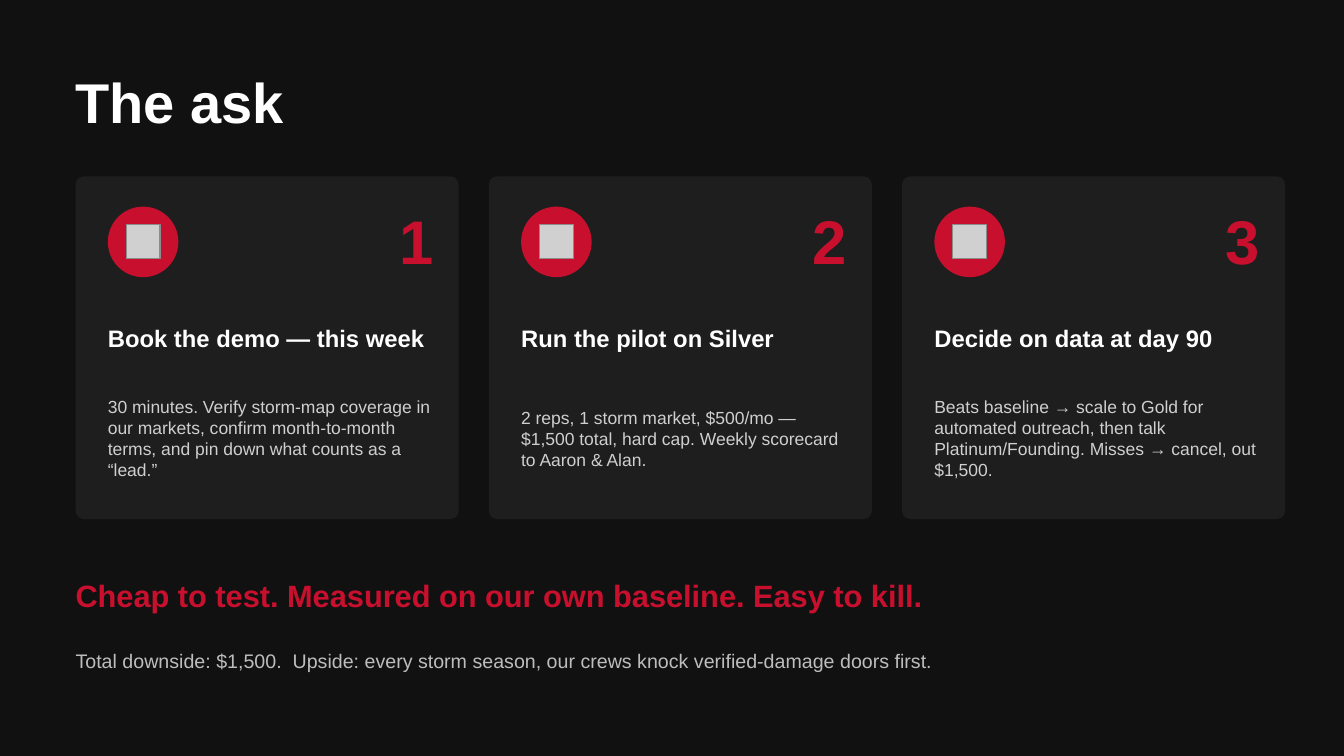
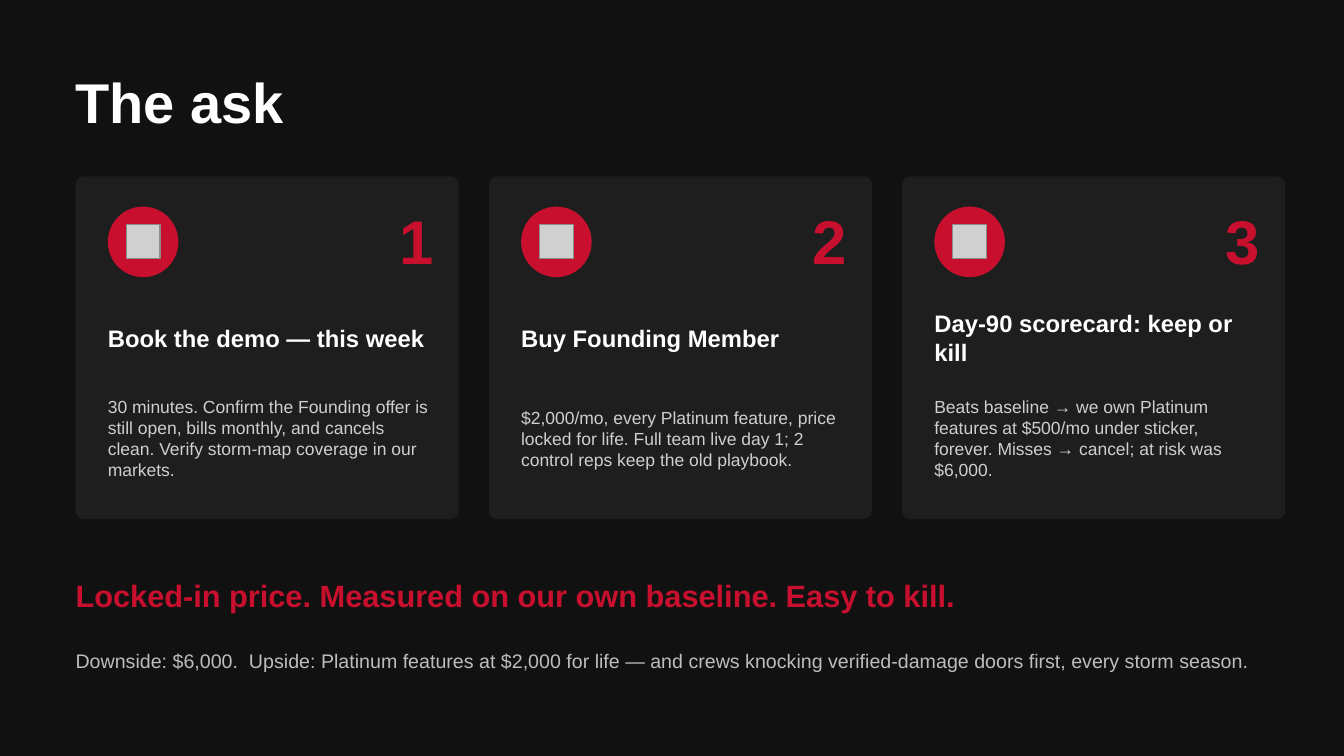
Before and after one commit to DommyD26/roofing-site-template, a slide deck: slide 10 of pitch/Storm-Scout-Pitch.pptx. Drawn at 1344x756 pixels with LibreOffice and Linux fonts; fonts in the diff are those of the drawing; grey boxes stand for pictures. Boxes give left, top, right and bottom in pixels: in the first picture for what was removed or moved away, otherwise in the second. Text is boxed around its words. In the diff, an @@ line names an element or a change of style, - is before the commit and + after.

```diff
--- a/pitch/Storm-Scout-Pitch.pptx
+++ b/pitch/Storm-Scout-Pitch.pptx
@@ text at box(521, 329, 779, 352): text changed @@
-Run the pilot on Silver
+Buy Founding Member
@@ text at box(934, 314, 1232, 361): text changed @@
-Decide on data at day 90
+Day-90 scorecard: keep or kill
@@ text at box(108, 400, 428, 476): text changed @@
-30 minutes. Verify storm-map coverage in our markets, confirm month-to-month terms, and pin down what counts as a “lead.”
+30 minutes. Confirm the Founding offer is still open, bills monthly, and cancels clean. Verify storm-map coverage in our markets.
@@ text at box(521, 411, 836, 470): text changed @@
-2 reps, 1 storm market, $500/mo — $1,500 total, hard cap. Weekly scorecard to Aaron & Alan.
+$2,000/mo, every Platinum feature, price locked for life. Full team live day 1; 2 control reps keep the old playbook.
@@ text at box(934, 400, 1222, 478): text changed @@
-Beats baseline → scale to Gold for automated outreach, then talk Platinum/Founding. Misses → cancel, out $1,500.
+Beats baseline → we own Platinum features at $500/mo under sticker, forever. Misses → cancel; at risk was $6,000.
@@ text at box(76, 584, 954, 612): text changed @@
-Cheap to test. Measured on our own baseline. Easy to kill.
+Locked-in price. Measured on our own baseline. Easy to kill.
@@ text at box(76, 653, 1248, 672): text changed @@
-Total downside: $1,500. Upside: every storm season, our crews knock verified-damage doors first.
+Downside: $6,000. Upside: Platinum features at $2,000 for life — and crews knocking verified-damage doors first, every storm season.
```
Also in this commit, not shown: 4 other slides changed, 1 other file.
